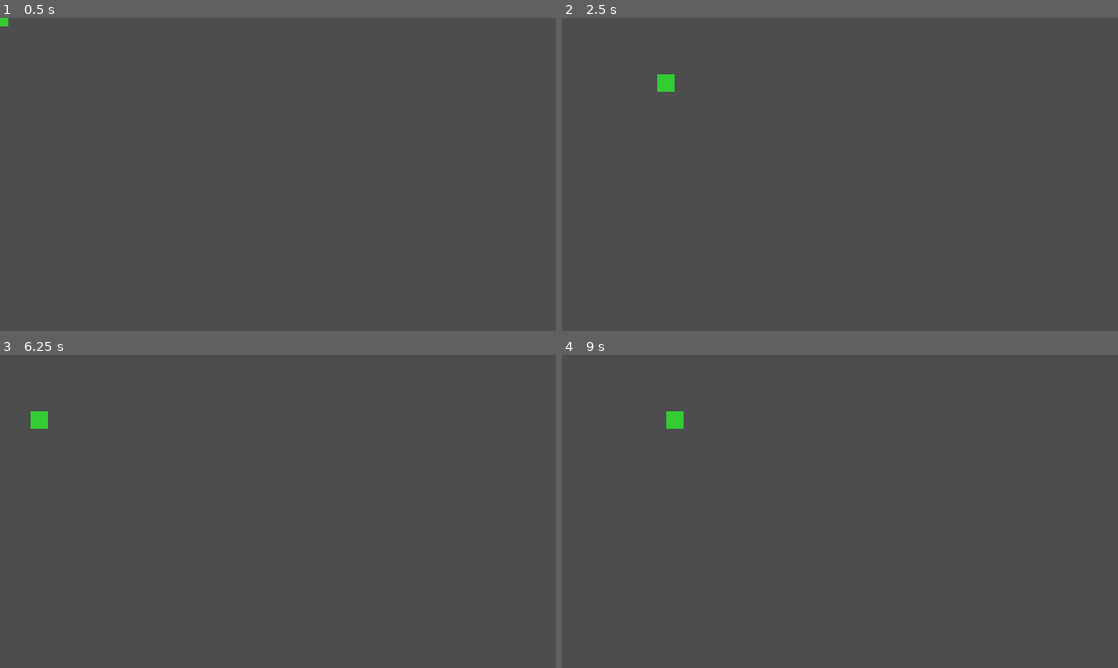
Above: before the commit, frames 1-4 (two rows, left to right).
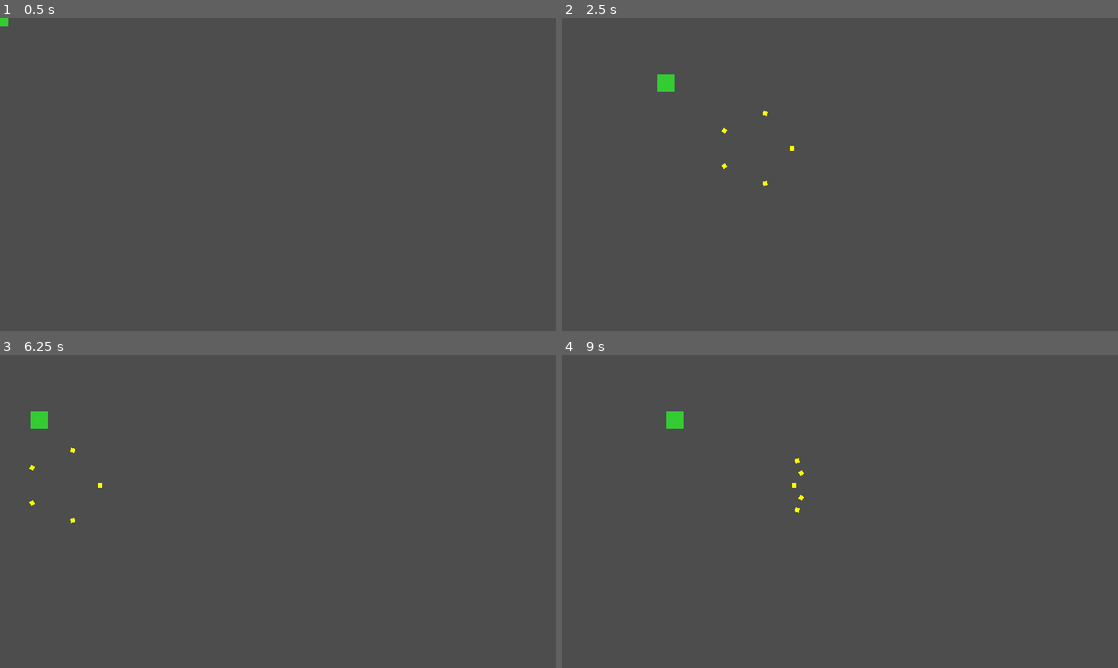
Above: after the commit, the same moments.

Repository: 211806176/zombie-mower
Game: Godot game, scene res://scenes/player.tscn
The game is run twice, just before and just after one commit, with the same random seed, the same clock (stepped at 60 frames per second) and the same inputs. This scene is started directly instead of the project's main scene.
Inputs:
- Up to frame 1 (0.5 s): no input
- Up to frame 2 (2.5 s): tap Enter at 0.5 s; hold Right (move_right) 0.53-1.28 s; tap Space (attack) at 0.6, 1.35, 2.3 s; hold Down (move_down) 1.28-2.03 s; hold Right (move_right) from 2.03 s (still down); tap 1 (weapon_1) at 2.1 s
- Up to frame 3 (6.25 s): release Right (move_right) at 2.78 s; hold Up (move_up) 2.78-3.53 s; tap 2 (weapon_2) at 2.85 s; tap Space (attack) at 3.05, 3.8, 4.35, 5.1, 6.05 s; hold Left (move_left) 3.53-5.03 s; tap 3 (weapon_3) at 3.6 s; hold Down (move_down) 5.03-5.78 s; hold Right (move_right) from 5.78 s (still down); tap 1 (weapon_1) at 5.85 s
- Up to frame 4 (9 s): release Right (move_right) at 6.53 s; hold Up (move_up) 6.53-7.28 s; tap 2 (weapon_2) at 6.6 s; tap Space (attack) at 6.8, 7.55, 8.1, 8.85 s; hold Right (move_right) 7.28-8.03 s; tap 3 (weapon_3) at 7.35 s; hold Down (move_down) 8.03-8.78 s; hold Left (move_left) from 8.78 s (still down)

Frame 1 is identical in both runs. In frame 2, less than 0.1% of the frame differs, in the area x 28-42%, y 29-54%; in frame 3, less than 0.1%; in frame 4, less than 0.1%.
Error before the commit: Trying to assign value of type 'ColorRect' to a variable of type 'Sprite2D'. (res://scripts/player.gd:24)

Commit message:
修复移动控制问题

Diff:
--- a/godot/scripts/player.gd
+++ b/godot/scripts/player.gd
@@ -21,7 +21,6 @@
 var facing_direction: Vector2 = Vector2.RIGHT  # 朝向
 
 # 节点引用
-@onready var sprite: Sprite2D = $Sprite2D
 @onready var weapon_holder: Node2D = $WeaponHolder
 @onready var hitbox_area: Area2D = $HitboxArea
 @onready var shotgun_scene = preload("res://scenes/weapons/shotgun.tscn")
@@ -32,13 +31,33 @@
 	health_changed.emit(current_health, max_health)
 	# 默认装备霰弹枪
 	add_weapon(shotgun_scene.instantiate())
+	print("Player ready, speed: ", speed)
 
 func _physics_process(_delta: float) -> void:
 	# 获取输入方向
-	var direction = Input.get_vector("move_left", "move_right", "move_up", "move_down")
+	var input_l = Input.is_action_pressed("move_left")
+	var input_r = Input.is_action_pressed("move_right")
+	var input_u = Input.is_action_pressed("move_up")
+	var input_d = Input.is_action_pressed("move_down")
+
+	var direction = Vector2.ZERO
+	if input_l:
+		direction.x -= 1
+	if input_r:
+		direction.x += 1
+	if input_u:
+		direction.y -= 1
+	if input_d:
+		direction.y += 1
+
+	# 归一化方向向量
+	if direction.length() > 0:
+		direction = direction.normalized()
 
 	# 应用速度
 	velocity = direction * speed
+
+	# 调用move_and_slide()进行移动
 	move_and_slide()
 
 	# 更新朝向
@@ -66,7 +85,7 @@
 	is_attacking = true
 	# 调用当前武器攻击
 	weapons[current_weapon_index].attack(facing_direction)
-	await get_tree().create_timer(0.3).timeout
+	get_tree().create_timer(0.3)
 	is_attacking = false
 
 # 切换武器
@@ -98,7 +117,7 @@
 
 	# 受伤闪烁效果
 	modulate = Color.RED
-	await get_tree().create_timer(0.1).timeout
+	get_tree().create_timer(0.1)
 	modulate = Color.WHITE
 
 	if current_health <= 0:
